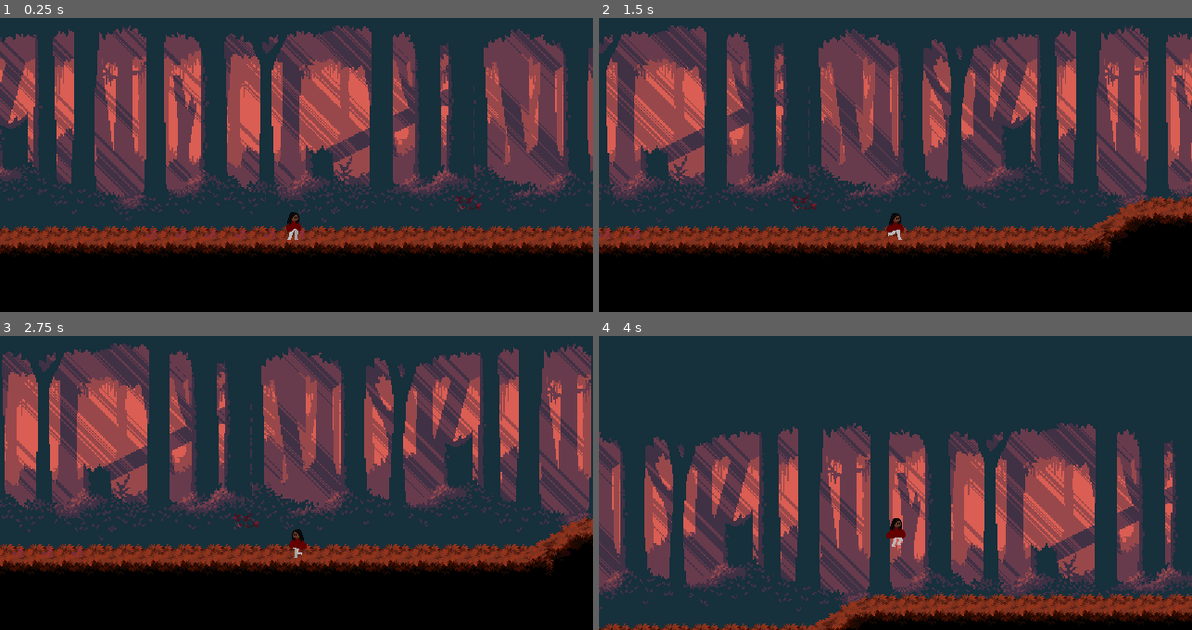
Above: before the commit, frames 1-4 (two rows, left to right).
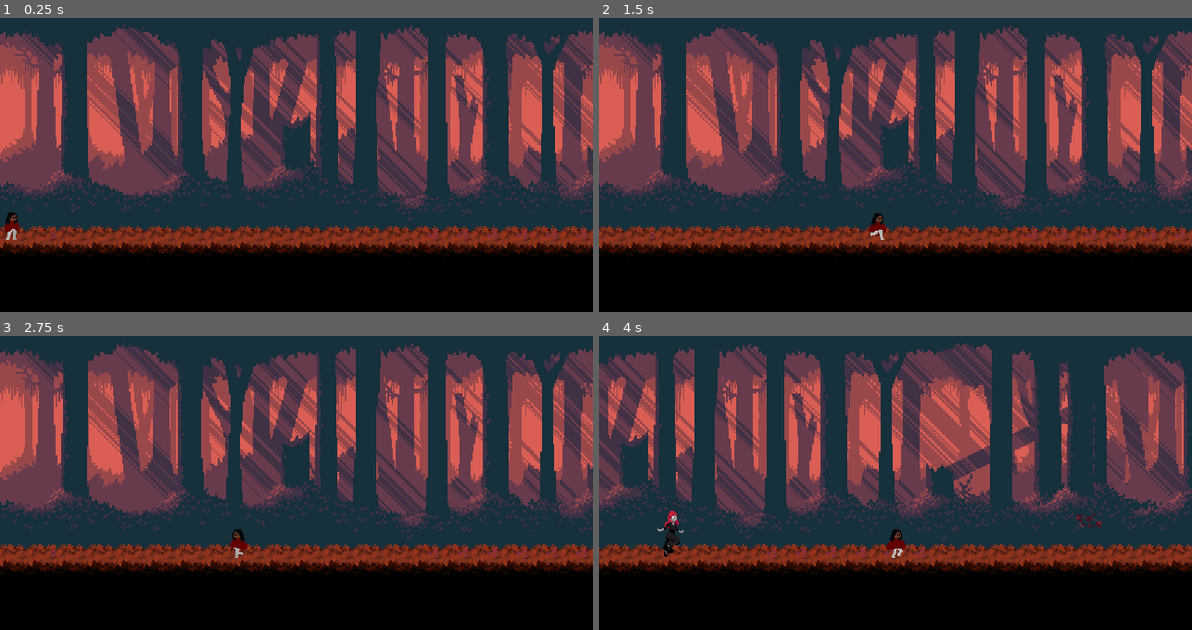
Above: after the commit, the same moments.

Repository: victorcto/eternal-rain
Game: Godot game, scene res://levels/level_2.tscn
Same seed, same stepped clock (60 frames per second), same inputs: the game is played once before the commit and once after it. This scene is started directly instead of the project's main scene.
Inputs:
- Up to frame 1 (0.25 s): no input
- Up to frame 2 (1.5 s): tap Enter (ui_accept) at 0.5, 0.77 s; hold I (Interaction) 0.53-1.28 s; hold Right (ui_right) from 0.53 s (still down); tap O (advance_message) at 1.35 s
- Up to frame 3 (2.75 s): tap Enter (ui_accept) at 1.52 s; release Right (ui_right) at 2.03 s; hold Left (ui_left) from 2.03 s (still down); hold I (Interaction) from 2.03 s (still down)
- Up to frame 4 (4 s): release Left (ui_left) at 2.78 s; release I (Interaction) at 2.78 s; hold Right (ui_right) from 2.78 s (still down); tap O (advance_message) at 2.85 s; tap Enter (ui_accept) at 3.02, 3.77 s; hold I (Interaction) from 3.53 s (still down)

The runs differ from the first frame. In frame 1, 48% of the frame differs, in the area x 0-100%, y 1-81%; in frame 2, 48%; in frame 3, 43%; in frame 4, 74%, in the area x 0-100%, y 2-100%.
Error before the commit: Parse Error: "@export_node_path" annotation requires a variable of type "NodePath" or "Array[NodePath]", but type "Variant" was given instead. (res://actors/fe…

Commit message:
nivel 2 FINALIZADO

Diff:
--- a/actors/female_enemy.gd
+++ b/actors/female_enemy.gd
@@ -1,6 +1,6 @@
 extends CharacterBody2D
 
-@export_node_path("CharacterBody2D") var player_path = null
+var player_path = null
 @onready var raycast = $RayCast2D
 @onready var animations = $AnimationPlayer
 @onready var sprite = $Sprite2D
--- a/actors/female_enemy.tscn
+++ b/actors/female_enemy.tscn
@@ -167,7 +167,6 @@
 [sub_resource type="Animation" id="Animation_u8lkq"]
 resource_name = "walk & stop"
 length = 2.5
-loop_mode = 2
 tracks/0/type = "value"
 tracks/0/imported = false
 tracks/0/enabled = true
--- /dev/null
+++ b/default_bus_layout.tres
@@ -0,0 +1,10 @@
+[gd_resource type="AudioBusLayout" format=3 uid="uid://c2wl2yn51najg"]
+
+[resource]
+bus/0/volume_db = -10.5236
+bus/1/name = &"scare_sound"
+bus/1/solo = false
+bus/1/mute = false
+bus/1/bypass_fx = false
+bus/1/volume_db = 2.91142
+bus/1/send = &"Master"
--- a/levels/level_0.tscn
+++ b/levels/level_0.tscn
@@ -1,6 +1,6 @@
 [gd_scene load_steps=20 format=3 uid="uid://cgquhqbfya1vk"]
 
-[ext_resource type="Texture2D" path="res://assets/oak_woods_tileset.png" id="1_6fwwx"]
+[ext_resource type="Texture2D" uid="uid://cbyhj1o1ppgdd" path="res://assets/tilesets/oak_woods_tileset.png" id="1_6fwwx"]
 [ext_resource type="Texture2D" uid="uid://o4p7ve57e43r" path="res://assets/furniture/resized_with_reference_CatumetGamesFurniture.png" id="2_dk1bv"]
 [ext_resource type="Texture2D" uid="uid://e5lcenurtuj4" path="res://assets/furniture/Wood_01-128x128.png" id="2_olvhp"]
 [ext_resource type="PackedScene" uid="uid://cojstxv1wf8g" path="res://actors/player.tscn" id="3_1rl2x"]
--- a/levels/level_2.tscn
+++ b/levels/level_2.tscn
@@ -6,8 +6,11 @@
 [ext_resource type="Texture2D" uid="uid://drlqwtpvq6kmu" path="res://assets/background2/parallax-demon-woods-far-trees.png" id="3_wwkcu"]
 [ext_resource type="Texture2D" uid="uid://vdbym5sq5kgq" path="res://assets/background2/parallax-demon-woods-mid-trees.png" id="4_b0m0k"]
 [ext_resource type="Texture2D" uid="uid://cfmf86v0hj8r7" path="res://assets/background2/parallax-demon-woods-close-trees.png" id="5_e8w4y"]
-[ext_resource type="PackedScene" uid="uid://dv1on5d58g7uu" path="res://actors/female_enemy.tscn" id="7_bixg6"]
 [ext_resource type="Texture2D" uid="uid://ds1bfq3dbrfa2" path="res://assets/decorations/sign.png" id="8_4i40k"]
+[ext_resource type="Script" path="res://scripts/spawn_female_enemy.gd" id="8_txnid"]
+[ext_resource type="PackedScene" uid="uid://dbpq4txtknvup" path="res://prefabs/goal.tscn" id="9_olc4k"]
+[ext_resource type="AudioStream" uid="uid://dyalhrx871xff" path="res://assets/audio/female_jumpscare_sound.wav" id="9_qstvk"]
+[ext_resource type="AudioStream" uid="uid://bbvfophq34uy1" path="res://sounds/rainloop.mp3" id="10_yptpd"]
 
 [sub_resource type="TileSetAtlasSource" id="TileSetAtlasSource_7hk7e"]
 texture = ExtResource("1_un8lx")
@@ -1271,6 +1274,9 @@
 [sub_resource type="RectangleShape2D" id="RectangleShape2D_0wlk6"]
 size = Vector2(40, 528)
 
+[sub_resource type="RectangleShape2D" id="RectangleShape2D_6fn4t"]
+size = Vector2(58, 192)
+
 [node name="level-2" type="Node2D"]
 
 [node name="level2" type="TileMap" parent="."]
@@ -1280,11 +1286,7 @@
 layer_0/tile_data = PackedInt32Array(1114112, 458752, 4, 1179648, 458752, 5, 1245184, 131072, 3, 1114113, 458752, 4, 11 …(15880 unchanged characters)…
 
 [node name="player" parent="." instance=ExtResource("1_i8p5c")]
-position = Vector2(624, 288)
-
-[node name="female_enemy" parent="." instance=ExtResource("7_bixg6")]
-position = Vector2(40, 288)
-player_path = NodePath("../player")
+position = Vector2(16, 288)
 
 [node name="bg" type="ParallaxBackground" parent="."]
 
@@ -1292,6 +1294,7 @@
 position = Vector2(0, -48)
 motion_mirroring = Vector2(720, 0)
 metadata/_edit_lock_ = true
+metadata/_edit_group_ = true
 
 [node name="Sprite2D" type="Sprite2D" parent="bg/ParallaxLayer"]
 scale = Vector2(1.5, 1.5)
@@ -1302,6 +1305,7 @@
 position = Vector2(0, -48)
 motion_mirroring = Vector2(720, 0)
 metadata/_edit_lock_ = true
+metadata/_edit_group_ = true
 
 [node name="Sprite2D" type="Sprite2D" parent="bg/ParallaxLayer2"]
 scale = Vector2(1.5, 1.5)
@@ -1312,6 +1316,7 @@
 position = Vector2(0, -48)
 motion_mirroring = Vector2(720, 0)
 metadata/_edit_lock_ = true
+metadata/_edit_group_ = true
 
 [node name="Sprite2D" type="Sprite2D" parent="bg/ParallaxLayer3"]
 scale = Vector2(1.5, 1.5)
@@ -1322,6 +1327,7 @@
 position = Vector2(0, -48)
 motion_mirroring = Vector2(720, 0)
 metadata/_edit_lock_ = true
+metadata/_edit_group_ = true
 
 [node name="Sprite2D" type="Sprite2D" parent="bg/ParallaxLayer4"]
 scale = Vector2(1.5, 1.5)
@@ -1345,3 +1351,40 @@
 [node name="Sprite2D" type="Sprite2D" parent="."]
 position = Vector2(3576, 240)
 texture = ExtResource("8_4i40k")
+
+[node name="Marker2D" type="Marker2D" parent="."]
+position = Vector2(192, 288)
+
+[node name="spawn_trigger" type="Area2D" parent="."]
+position = Vector2(504, 288)
+script = ExtResource("8_txnid")
+player_path = NodePath("../player")
+point = NodePath("../Marker2D")
+scream = NodePath("../scream")
+metadata/_edit_group_ = true
+
+[node name="CollisionShape2D" type="CollisionShape2D" parent="spawn_trigger"]
+position = Vector2(19, -48)
+shape = SubResource("RectangleShape2D_6fn4t")
+
+[node name="goal" parent="." instance=ExtResource("9_olc4k")]
+position = Vector2(3616, 256)
+next_level = "res://levels/level_3.tscn"
+
+[node name="sprite" parent="goal" index="0"]
+visible = false
+
+[node name="collision" parent="goal" index="1"]
+position = Vector2(0, -32.5)
+
+[node name="rain" type="AudioStreamPlayer" parent="."]
+stream = ExtResource("10_yptpd")
+autoplay = true
+
+[node name="scream" type="AudioStreamPlayer" parent="."]
+stream = ExtResource("9_qstvk")
+bus = &"scare_sound"
+
+[connection signal="body_entered" from="spawn_trigger" to="spawn_trigger" method="_on_body_entered"]
+
+[editable path="goal"]
--- /dev/null
+++ b/levels/level_3.tscn
@@ -0,0 +1,3 @@
+[gd_scene format=3 uid="uid://d1lrtdso7xtd5"]
+
+[node name="Node2D" type="Node2D"]
--- /dev/null
+++ b/scripts/spawn_female_enemy.gd
@@ -0,0 +1,24 @@
+extends Area2D
+
+@export_node_path("CharacterBody2D") var player_path
+@export_node_path("Marker2D") var point
+@export_node_path("AudioStreamPlayer") var scream
+
+# Called when the node enters the scene tree for the first time.
+func _ready():
+	pass # Replace with function body.
+
+
+# Called every frame. 'delta' is the elapsed time since the previous frame.
+func _process(delta):
+	pass
+
+
+func _on_body_entered(body):
+	if(body == get_node(player_path)):
+		var enemy = preload("res://actors/female_enemy.tscn").instantiate()
+		get_parent().call_deferred("add_child", enemy)
+		enemy.player_path = player_path
+		enemy.global_position = get_node(point).global_position
+		get_node(scream).play()
+		queue_free()
Not shown, added: assets/audio/female_jumpscare_sound.wav.import
Not shown: 1 places in levels/level_2.tscn that only renumber resources
Not shown, added: assets/audio/female_jumpscare_sound.wav
